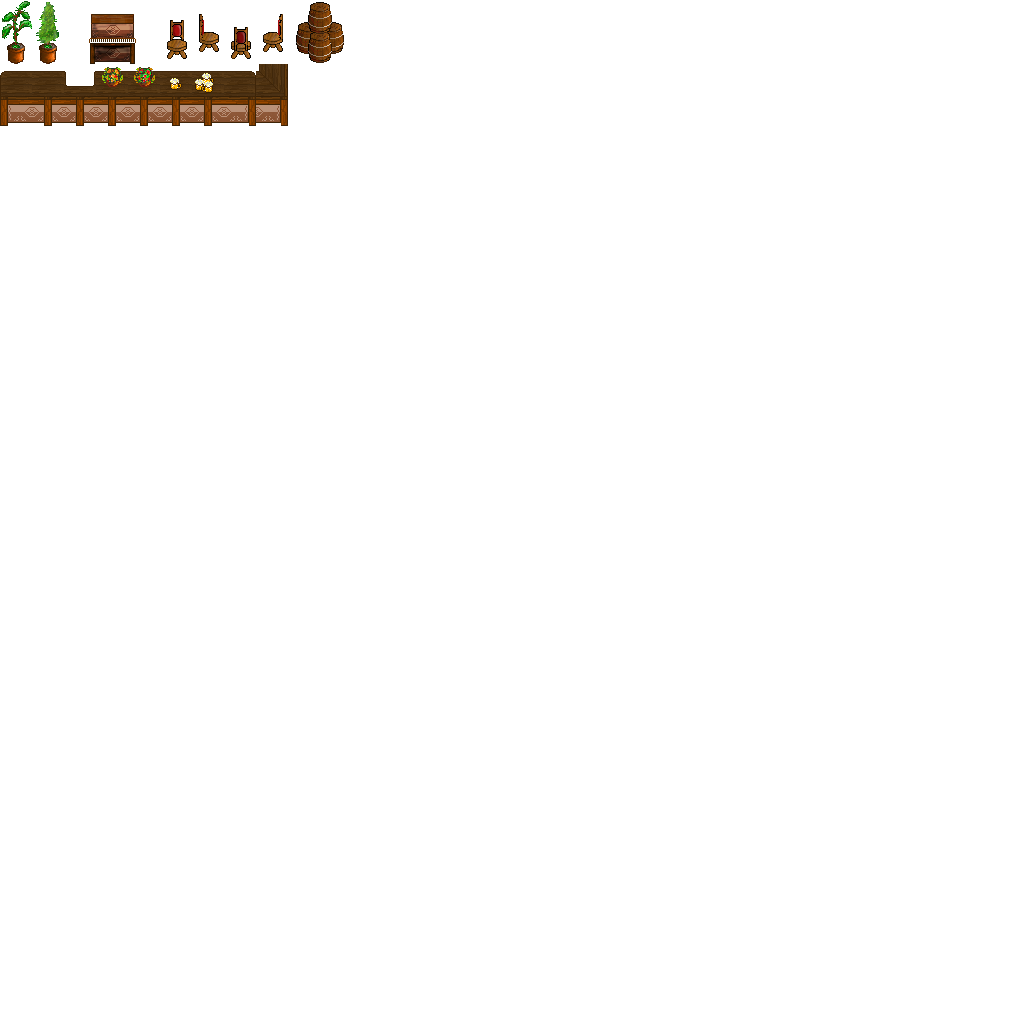
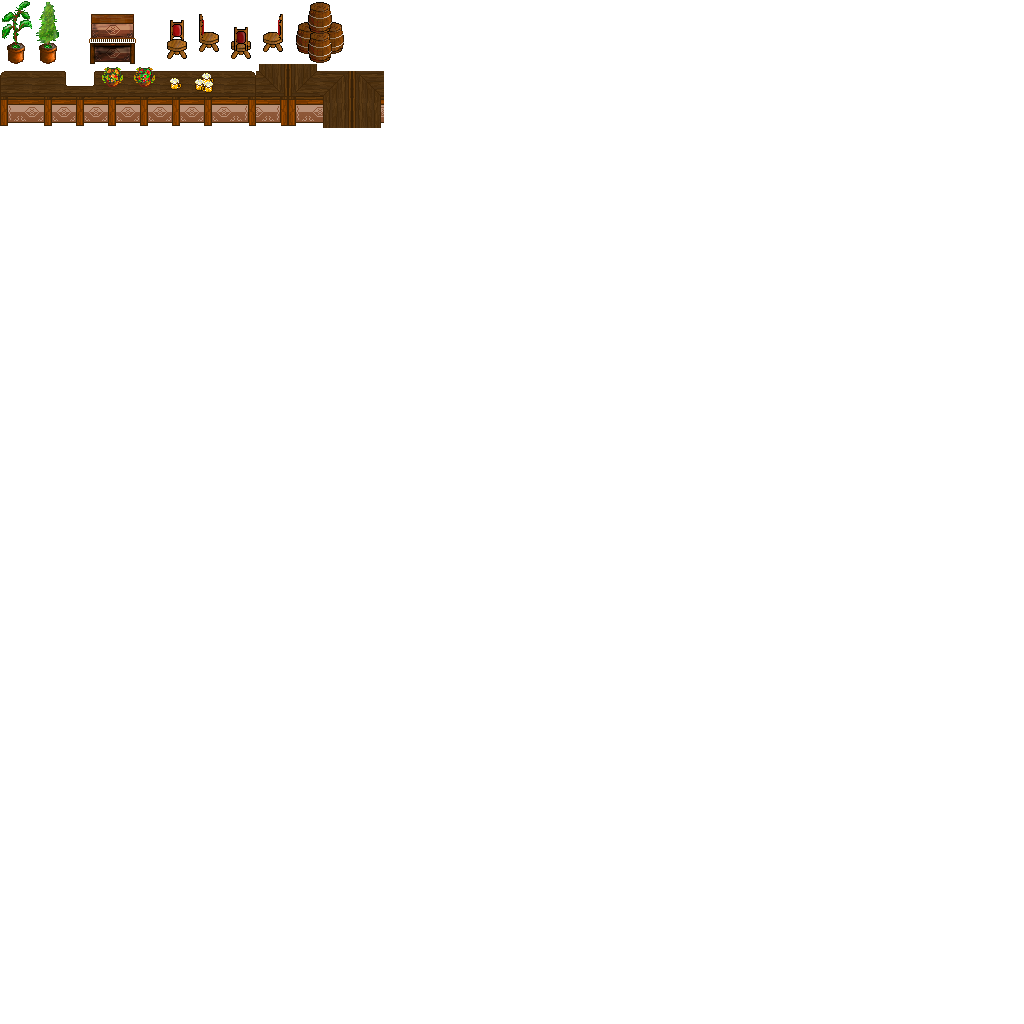
Revision of a layered 1024×1024 image; what changed, layer by layer:
painted on "Hintergrund" over (x1=288, y1=64, x2=384, y2=128)
